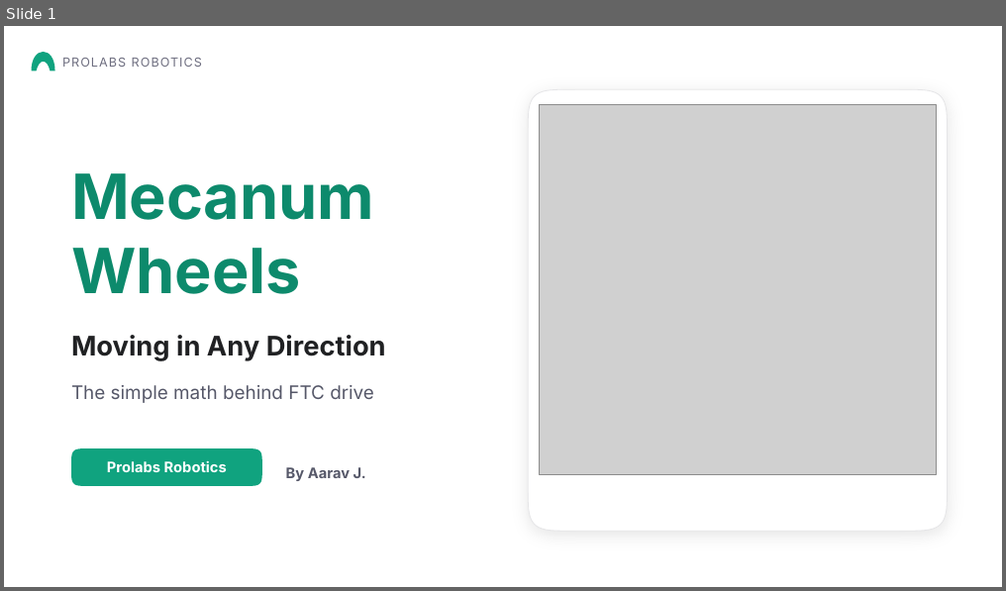
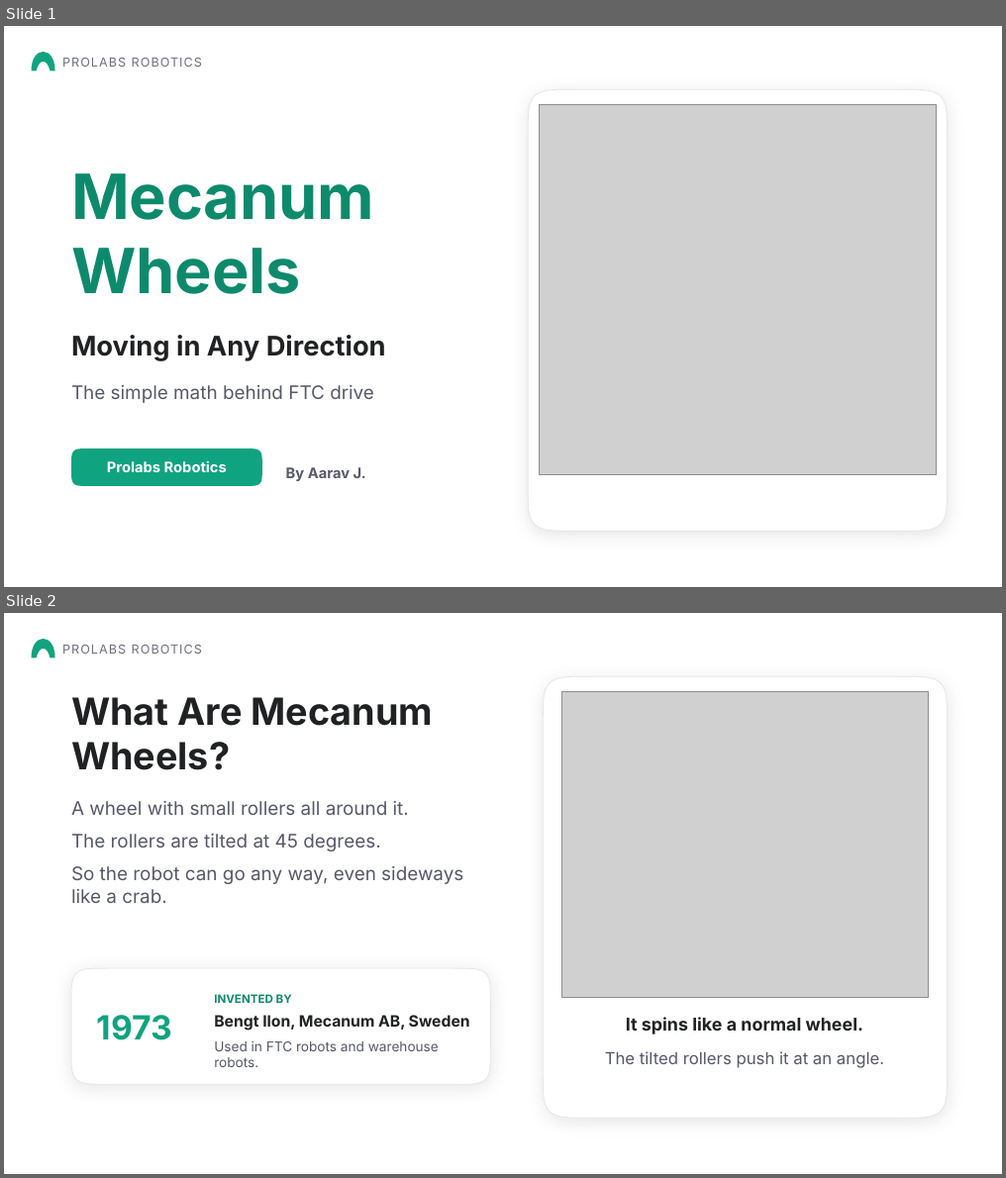
Before and after one commit to Aarav-111/FTC-Bangalore-Resources, a slide deck: FTC Chassis options/Mecanum Wheels Presentation.pptx. Shown one above the other, each under a label of ours: slide 1 before the commit, slides 1 and 2 after it. The pictures are 1006x591 and 1006x1178 pixels, drawn with LibreOffice and Linux fonts; fonts in the diff are those of the drawing; grey boxes stand for pictures; background and template pictures are left out. Boxes give left, top, right and bottom in pixels: in the first picture for what was removed or moved away, otherwise in the second. Text is boxed around its words. In the diff, an @@ line names an element or a change of style, - is before the commit and + after.

```diff
--- a/FTC Chassis options/Mecanum Wheels Presentation.pptx
+++ b/FTC Chassis options/Mecanum Wheels Presentation.pptx
@@ slide 2 added at [4,613,1002,1174], background picture (left out) @@
@@ freeform shape added at [31,640,54,658], fill #10A37F @@
@@ text added at [62,645,202,654], 12 pt, text #6E6E80 @@
+PROLABS ROBOTICS
@@ text added at [71,697,433,770], 36 pt, text #202123, bold @@
+What Are Mecanum Wheels?
@@ freeform shape added at [543,676,947,1118], fill #FFFFFF, outline #E5E5E7 0.75 pt @@
@@ picture added at [561,691,929,997] @@
@@ text added at [71,801,463,903], 18 pt, text #565869 @@
+A wheel with small rollers all around it.
+The rollers are tilted at 45 degrees.
+So the robot can go any way, even sideways like a crab.
@@ freeform shape added at [71,968,491,1084], fill #FFFFFF, outline #E5E5E7 0.75 pt @@
@@ text added at [214,994,292,1003], 11 pt, text #0D8A6C, bold @@
+INVENTED BY
@@ text added at [97,1015,172,1041], 32 pt, text #10A37F, bold @@
+1973
@@ text added at [214,1015,470,1031], 15 pt, text #202123, bold @@
+Bengt Ilon, Mecanum AB, Sweden
@@ text added at [626,1017,863,1035], 17 pt, text #202123, bold @@
+It spins like a normal wheel.
@@ text added at [214,1042,439,1067], 13 pt, text #565869 @@
+Used in FTC robots and warehouse robots.
@@ text added at [605,1052,884,1068], 16 pt, text #565869 @@
+The tilted rollers push it at an angle.
```
Also in this commit, not shown: 9 other slides added, 1 slide removed, 4 other files.
